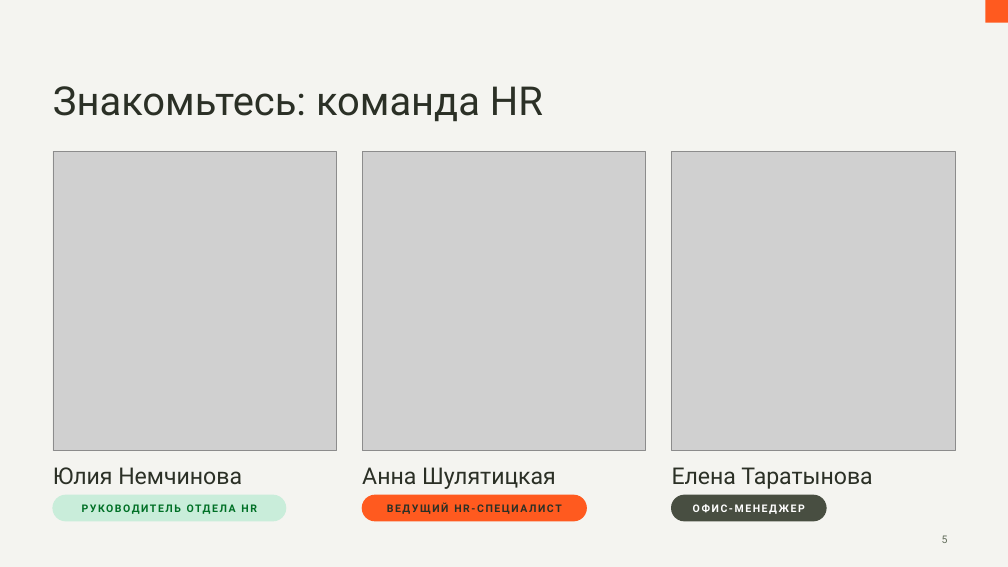
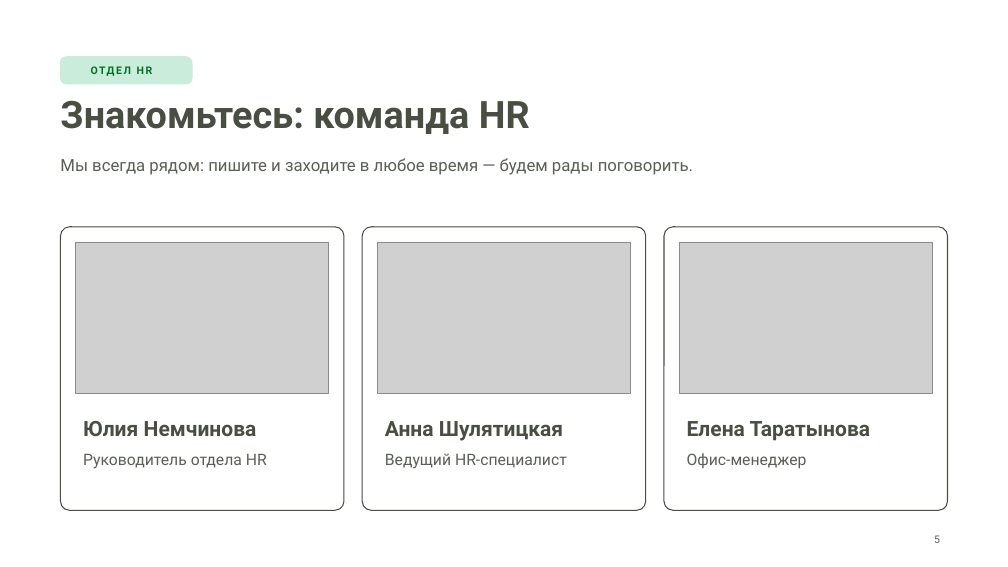
Before and after one commit to hriwayhr/HR-projects, a slide deck: slide 5 of presentations/HR-iway-onboarding-2026.pptx. Drawn at 1008x567 pixels with LibreOffice and Linux fonts; fonts in the diff are those of the drawing; grey boxes stand for pictures; background and template pictures are left out. Boxes give left, top, right and bottom in pixels: in the first picture for what was removed or moved away, otherwise in the second. Text is boxed around its words. In the diff, an @@ line names an element or a change of style, - is before the commit and + after.

```diff
--- a/presentations/HR-iway-onboarding-2026.pptx
+++ b/presentations/HR-iway-onboarding-2026.pptx
@@ background #F4F4F0 to #FFFFFF @@
@@ rectangle removed at (985, 0, 1008, 23) @@
@@ rounded rectangle added at (60, 57, 192, 84), fill #C9EDDA, outline #C9EDDA 1 pt @@
@@ text added at (91, 57, 185, 84), 10 pt, text #007026, bold @@
+ОТДЕЛ HR
@@ title "Знакомьтесь: команда HR": place and size @@
-title "Знакомьтесь: команда HR" at (53, 86, 543, 122)
+title "Знакомьтесь: команда HR" at (60, 100, 530, 134)
@@ title "Знакомьтесь: команда HR" at (60, 100, 530, 134): size 38 to 36 pt, text colour #2B3026 to #484E41, bold on @@
@@ picture removed at (53, 151, 337, 451) @@
@@ text added at (60, 158, 693, 175), 16 pt, text #5A6055 @@
+Мы всегда рядом: пишите и заходите в любое время — будем рады поговорить.
@@ picture removed at (362, 151, 646, 451) @@
@@ picture removed at (671, 151, 955, 451) @@
@@ rounded rectangle added at (60, 227, 344, 510), fill #FFFFFF, outline #484E41 1 pt @@
@@ rounded rectangle added at (362, 227, 646, 510), fill #FFFFFF, outline #484E41 1 pt @@
@@ rounded rectangle added at (664, 227, 948, 510), fill #FFFFFF, outline #484E41 1 pt @@
@@ picture added at (76, 242, 329, 393) @@
@@ picture added at (377, 242, 631, 393) @@
@@ picture added at (679, 242, 932, 393) @@
@@ text "Юлия Немчинова": place and size @@
-text "Юлия Немчинова" at (53, 467, 242, 484)
+text "Юлия Немчинова" at (83, 421, 257, 436)
@@ text "Анна Шулятицкая": place and size @@
-text "Анна Шулятицкая" at (362, 467, 556, 489)
+text "Анна Шулятицкая" at (385, 421, 563, 441)
@@ size 22 to 20 pt, text colour #2B3026 to #484E41, bold on in 3 elements at (385, 421, 563, 441), (83, 421, 257, 436), (687, 421, 871, 441) @@
@@ text "Елена Таратынова": place and size @@
-text "Елена Таратынова" at (672, 467, 872, 489)
+text "Елена Таратынова" at (687, 421, 871, 441)
@@ text at (83, 454, 267, 469): text changed; size 10 to 15 pt; text colour #007026 to #5A6055; bold off @@
-РУКОВОДИТЕЛЬ ОТДЕЛА HR
+Руководитель отдела HR
@@ text at (385, 453, 567, 469): text changed; size 10 to 15 pt; text colour #2B3026 to #5A6055; bold off @@
-ВЕДУЩИЙ HR-СПЕЦИАЛИСТ
+Ведущий HR-специалист
@@ vertical alignment middle to top in 3 elements at (83, 454, 267, 469), (385, 453, 567, 469), (687, 453, 807, 468) @@
@@ text at (687, 453, 807, 468): text changed; size 10 to 15 pt; text colour #FFFFFF to #5A6055; bold off @@
-ОФИС-МЕНЕДЖЕР
+Офис-менеджер
@@ rounded rectangle removed at (53, 495, 286, 521) @@
@@ rounded rectangle removed at (362, 495, 586, 521) @@
@@ rounded rectangle removed at (671, 495, 826, 521) @@
@@ page number: place and size @@
-page number at (942, 535, 948, 543)
+page number at (934, 535, 940, 543)
@@ page number at (934, 535, 940, 543): text colour #626D5B to #5A6055 @@
```
Also in this commit, not shown: 27 other slides changed, 4 other files.
